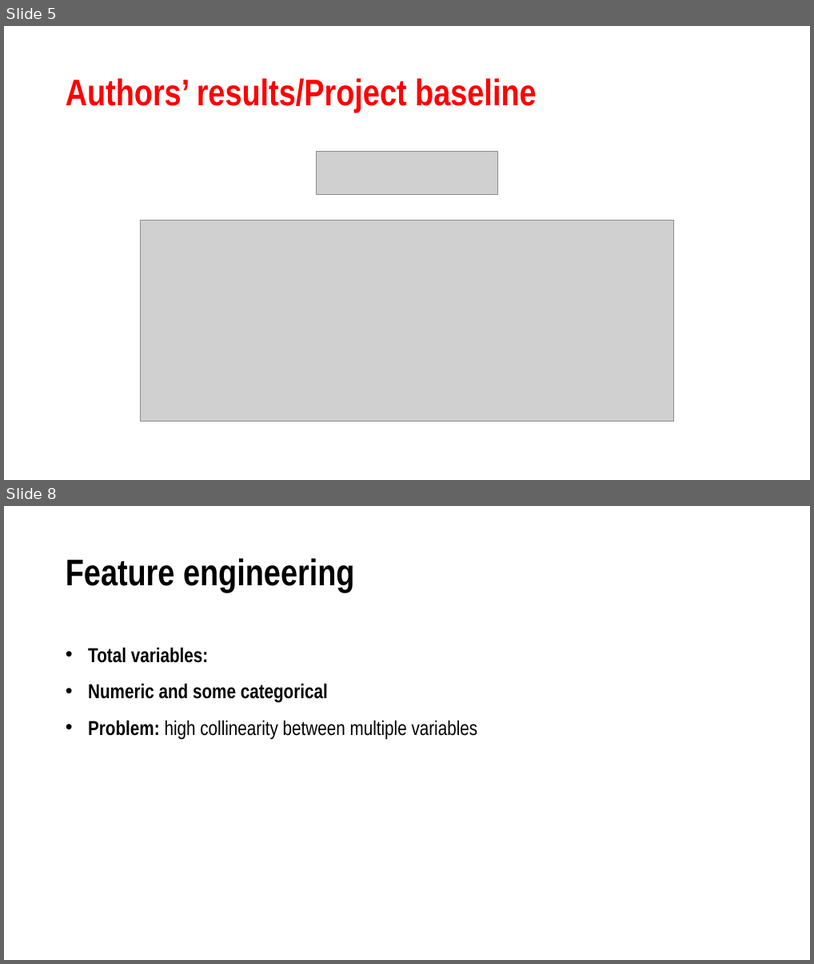
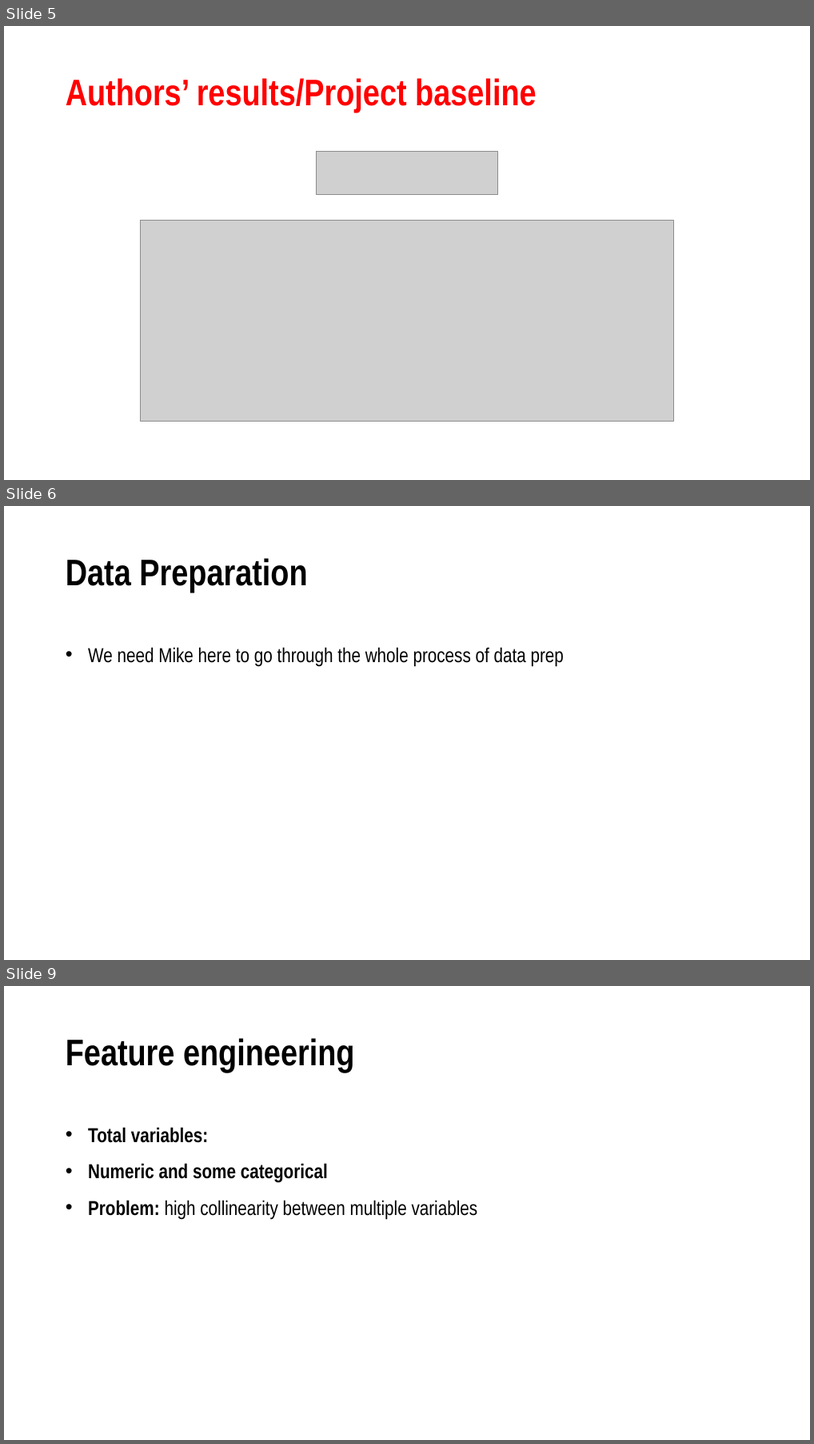
Before and after one commit to OleksiyAnokhin/MSCA-31009-Machine-Learning-Predictive-Analytics-Team-Project, a slide deck: Presentation/The REAL Moneyball.pptx. Shown one above the other, each under a label of ours: slides 5 and 8 before the commit, slides 5, 6 and 9 after it; the slides between them are not shown. The pictures are 814x964 and 814x1444 pixels, drawn with LibreOffice and Linux fonts; fonts in the diff are those of the drawing; grey boxes stand for pictures. Boxes give left, top, right and bottom in pixels: in the first picture for what was removed or moved away, otherwise in the second. Text is boxed around its words. In the diff, an @@ line names an element or a change of style, - is before the commit and + after.

```diff
--- a/Presentation/The REAL Moneyball.pptx
+++ b/Presentation/The REAL Moneyball.pptx
@@ slide 6 added at box(4, 506, 810, 960), background #FFFFFF @@
@@ title added at box(66, 558, 307, 592), 44 pt, text #000000, bold @@
+Data Preparation
@@ text added at box(88, 647, 564, 667), 24 pt, text #000000 @@
+• We need Mike here to go through the whole process of data prep
@@ what was slide 8 is now slide 9 @@
```
Also in this commit, not shown: 4 slides changed, 1 other slide added, 1 other file.
